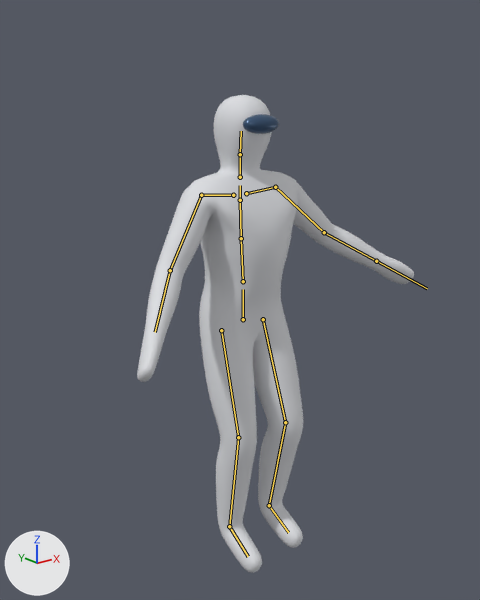
An edit to the FBX model Assets/Models/CharacterModels/Mannequin/Mannequin.fbx, drawn before and after from the same camera.
Before and after are seen from a 50 mm camera at (-1.49, -1.84, 1.77) aimed at (-0.01, 0.0, 1.03). The axes (+X, +Y, +Z) are drawn at lower left. The lights are the same throughout. The picture after the commit comes second. Both versions are drawn at frame 10 of the action 'Armature|Fall'; the numbers are the values there. The bones that change, and the others that lie on the model, are drawn over the model as lines.

Names of what the first picture shows: 'Body'.
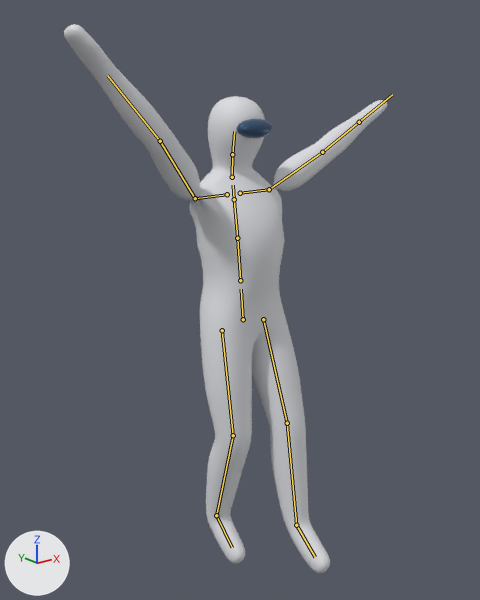
What changed in the scene script:
```text
Change bone_hips:
    where bone_hips = bpy.data.objects['Armature'].pose.bones['Hips']
    bone_hips.rotation_quaternion: (1.0, 0.0, 0.0, 0.0) -> (0.999, -0.052, 0.0, 0.0)  # degrees (0, 0, 0) -> degrees (-6, 0, 0)
Change bone_spine:
    where bone_spine = bpy.data.objects['Armature'].pose.bones['Spine']  # child of 'Hips'
    bone_spine.rotation_quaternion: (0.999, -0.035, 0.0, 0.0) -> (1.0, 0.0, 0.0, 0.0)  # degrees (-4, 0, 0) -> degrees (0, 0, 0)
Change bone_chest:
    where bone_chest = bpy.data.objects['Armature'].pose.bones['Chest']  # child of 'Spine'
    bone_chest.rotation_quaternion: (1.0, 0.017, 0.0, 0.0) -> (1.0, -0.017, 0.0, 0.0)  # degrees (2, 0, 0) -> degrees (-2, 0, 0)
Change bone_neck:
    where bone_neck = bpy.data.objects['Armature'].pose.bones['Neck']  # child of 'UpperChest'
    bone_neck.rotation_quaternion: (1.0, 0.026, 0.0, 0.0) -> (0.997, 0.078, 0.0, 0.0)  # degrees (3, 0, 0) -> degrees (9, 0, 0)
Change bone_head:
    where bone_head = bpy.data.objects['Armature'].pose.bones['Head']  # child of 'Neck'
    bone_head.rotation_quaternion: (1.0, 0.026, 0.0, 0.0) -> (0.997, 0.078, 0.0, 0.0)  # degrees (3, 0, 0) -> degrees (9, 0, 0)
Change bone_leftshoulder:
    where bone_leftshoulder = bpy.data.objects['Armature'].pose.bones['LeftShoulder']  # child of 'UpperChest'
    bone_leftshoulder.rotation_quaternion: (0.999, 0.044, 0.017, -0.001) -> (0.998, 0.0, 0.07, 0.0)  # degrees (5, 2, 0) -> degrees (0, 8, 0)
Change bone_leftupperarm:
    where bone_leftupperarm = bpy.data.objects['Armature'].pose.bones['LeftUpperArm']  # child of 'LeftShoulder'
    bone_leftupperarm.rotation_quaternion: (0.906, -0.403, -0.123, -0.042) -> (-0.068, 0.016, 0.972, 0.224)  # degrees (-48, -15, 1) -> degrees (-26, -172, 0)
Change bone_leftlowerarm:
    where bone_leftlowerarm = bpy.data.objects['Armature'].pose.bones['LeftLowerArm']  # child of 'LeftUpperArm'
    bone_leftlowerarm.rotation_quaternion: (0.966, 0.0, -0.189, -0.177) -> (0.988, 0.0, -0.141, -0.069)  # degrees (4, -21, -21) -> degrees (1, -16, -8)
Change bone_rightshoulder:
    where bone_rightshoulder = bpy.data.objects['Armature'].pose.bones['RightShoulder']  # child of 'UpperChest'
    bone_rightshoulder.rotation_quaternion: (0.999, 0.044, -0.017, 0.001) -> (0.998, 0.0, -0.07, 0.0)  # degrees (5, -2, 0) -> degrees (0, -8, 0)
Change bone_rightupperarm:
    where bone_rightupperarm = bpy.data.objects['Armature'].pose.bones['RightUpperArm']  # child of 'RightShoulder'
    bone_rightupperarm.rotation_quaternion: (0.867, -0.481, 0.119, 0.053) -> (0.173, -0.081, 0.89, 0.415)  # degrees (-58, 15, -1) -> degrees (-50, 158, 0)
Change bone_rightlowerarm:
    where bone_rightlowerarm = bpy.data.objects['Armature'].pose.bones['RightLowerArm']  # child of 'RightUpperArm'
    bone_rightlowerarm.rotation_quaternion: (0.966, 0.0, 0.156, 0.207) -> (0.974, 0.0, 0.145, 0.172)  # degrees (4, 18, 25) -> degrees (3, 16, 20)
Change bone_leftupperleg:
    where bone_leftupperleg = bpy.data.objects['Armature'].pose.bones['LeftUpperLeg']  # child of 'Hips'
    bone_leftupperleg.rotation_quaternion: (0.985, 0.174, 0.0, 0.0) -> (0.991, 0.131, 0.0, 0.0)  # degrees (20, 0, 0) -> degrees (15, 0, 0)
Change bone_leftlowerleg:
    where bone_leftlowerleg = bpy.data.objects['Armature'].pose.bones['LeftLowerLeg']  # child of 'LeftUpperLeg'
    bone_leftlowerleg.rotation_quaternion: (0.961, -0.276, 0.0, 0.0) -> (0.995, -0.105, 0.0, 0.0)  # degrees (-32, 0, 0) -> degrees (-12, 0, 0)
Change bone_leftfoot:
    where bone_leftfoot = bpy.data.objects['Armature'].pose.bones['LeftFoot']  # child of 'LeftLowerLeg'
    bone_leftfoot.rotation_quaternion: (0.999, 0.035, 0.0, 0.0) -> (0.972, -0.233, 0.0, 0.0)  # degrees (4, 0, 0) -> degrees (-27, 0, 0)
Change bone_rightupperleg:
    where bone_rightupperleg = bpy.data.objects['Armature'].pose.bones['RightUpperLeg']  # child of 'Hips'
    bone_rightupperleg.rotation_quaternion: (0.993, 0.122, 0.0, 0.0) -> (1.0, 0.026, 0.0, 0.0)  # degrees (14, 0, 0) -> degrees (3, 0, 0)
Change bone_rightlowerleg:
    where bone_rightlowerleg = bpy.data.objects['Armature'].pose.bones['RightLowerLeg']  # child of 'RightUpperLeg'
    bone_rightlowerleg.rotation_quaternion: (0.982, -0.191, 0.0, 0.0) -> (0.978, -0.208, 0.0, 0.0)  # degrees (-22, 0, 0) -> degrees (-24, 0, 0)
Change bone_rightfoot:
    where bone_rightfoot = bpy.data.objects['Armature'].pose.bones['RightFoot']  # child of 'RightLowerLeg'
    bone_rightfoot.rotation_quaternion: (0.999, -0.035, 0.0, 0.0) -> (0.997, -0.078, 0.0, 0.0)  # degrees (-4, 0, 0) -> degrees (-9, 0, 0)
```

Pixel boxes (x1, y1, x2, y2) of what changed, in the pictures (480 x 600 px):
'Body', posed (17% wider, 15% taller): before (137, 95, 414, 573); after (64, 24, 387, 573)
bone 'Hips', root to tip: before (243, 319) to (243, 289); after (243, 319) to (241, 289)
bone 'Spine', root to tip: before (243, 281) to (241, 238); after (240, 280) to (237, 238)
bone 'Chest', root to tip: before (241, 238) to (240, 200); after (237, 238) to (234, 199)
bone 'Neck', root to tip: before (240, 177) to (240, 154); after (232, 177) to (232, 154)
bone 'Head', root to tip: before (240, 154) to (241, 131); after (232, 154) to (234, 131)
bone 'LeftShoulder', root to tip: before (246, 193) to (275, 187); after (240, 193) to (269, 189)
bone 'LeftUpperArm', root to tip: before (275, 187) to (324, 232); after (269, 189) to (322, 152)
bone 'LeftLowerArm', root to tip: before (324, 232) to (376, 261); after (322, 152) to (359, 122)
bone 'RightShoulder', root to tip: before (233, 195) to (201, 195); after (227, 194) to (195, 198)
bone 'RightUpperArm', root to tip: before (201, 195) to (170, 270); after (195, 198) to (160, 141)
bone 'RightLowerArm', root to tip: before (170, 270) to (155, 332); after (160, 141) to (107, 75)
bone 'LeftUpperLeg', root to tip: before (263, 319) to (285, 422); after (263, 319) to (287, 423)
bone 'LeftLowerLeg', root to tip: before (285, 422) to (269, 505); after (287, 423) to (296, 525)
bone 'LeftFoot', root to tip: before (269, 505) to (288, 532); after (296, 525) to (315, 557)
bone 'RightUpperLeg', root to tip: before (221, 330) to (238, 437); after (222, 330) to (233, 435)
bone 'RightLowerLeg', root to tip: before (238, 437) to (229, 526); after (233, 435) to (216, 515)
bone 'RightFoot', root to tip: before (229, 526) to (248, 556); after (216, 515) to (232, 547)
